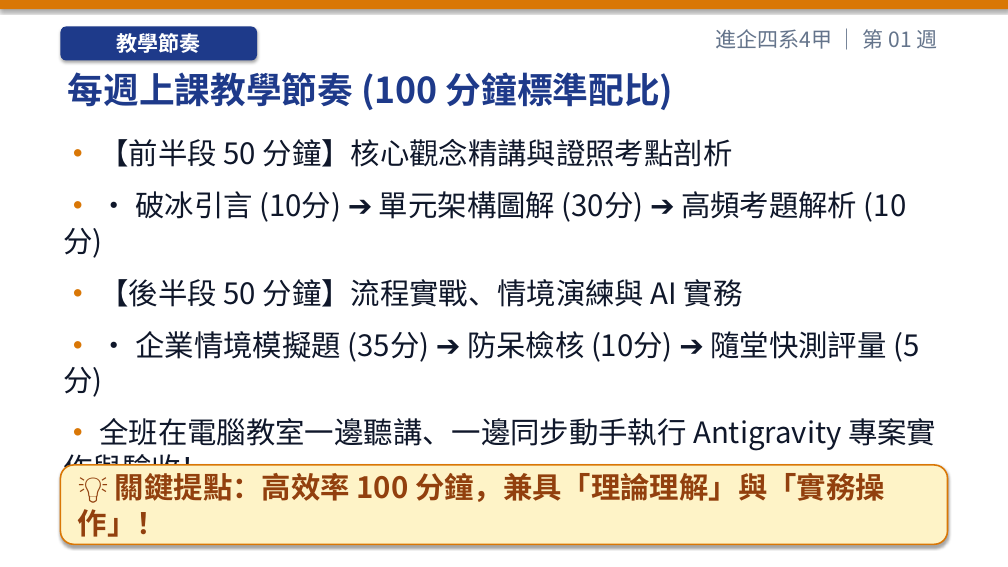
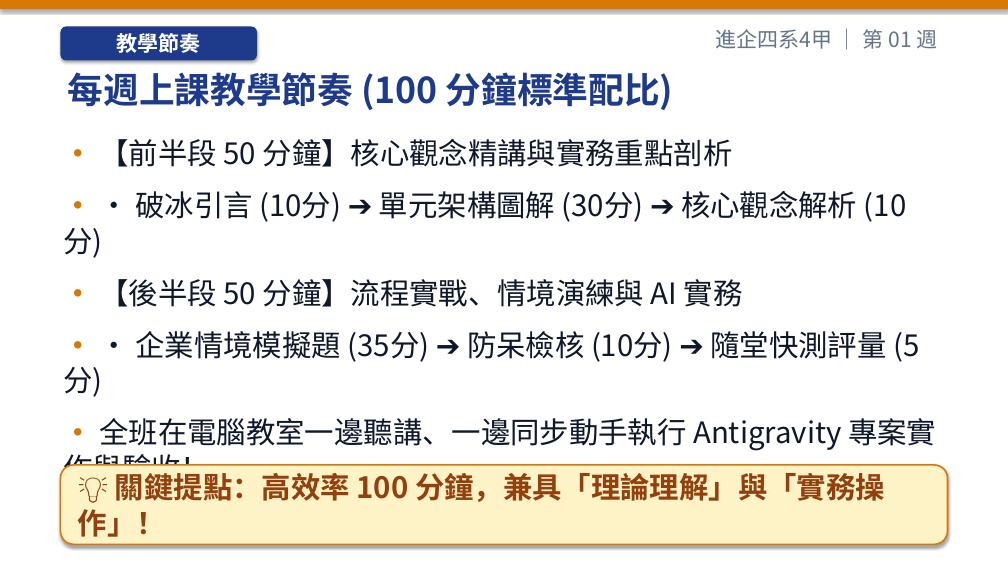
Before and after one commit to h12s12bs/vnu-enterprise-resource-planning, a slide deck: slide 5 of 01_每週教學簡報_PPT/ERP_第01週_課程導論、ERP_概念演進與數位轉型.pptx. Drawn at 1008x567 pixels with LibreOffice and Linux fonts; fonts in the diff are those of the drawing. Boxes give left, top, right and bottom in pixels: in the first picture for what was removed or moved away, otherwise in the second. Text is boxed around its words. In the diff, an @@ line names an element or a change of style, - is before the commit and + after.

```diff
--- a/01_每週教學簡報_PPT/ERP_第01週_課程導論、ERP_概念演進與數位轉型.pptx
+++ b/01_每週教學簡報_PPT/ERP_第01週_課程導論、ERP_概念演進與數位轉型.pptx
@@ text at [100, 139, 857, 222]: text changed @@
-• 【前半段 50 分鐘】核心觀念精講與證照考點剖析
-• • 破冰引言 (10分) ➔ 單元架構圖解 (30分) ➔ 高頻考題解析 (10分)
+• 【前半段 50 分鐘】核心觀念精講與實務重點剖析
+• • 破冰引言 (10分) ➔ 單元架構圖解 (30分) ➔ 核心觀念解析 (10分)
```
Also in this commit, not shown: 3 other slides changed, 26 other files.
